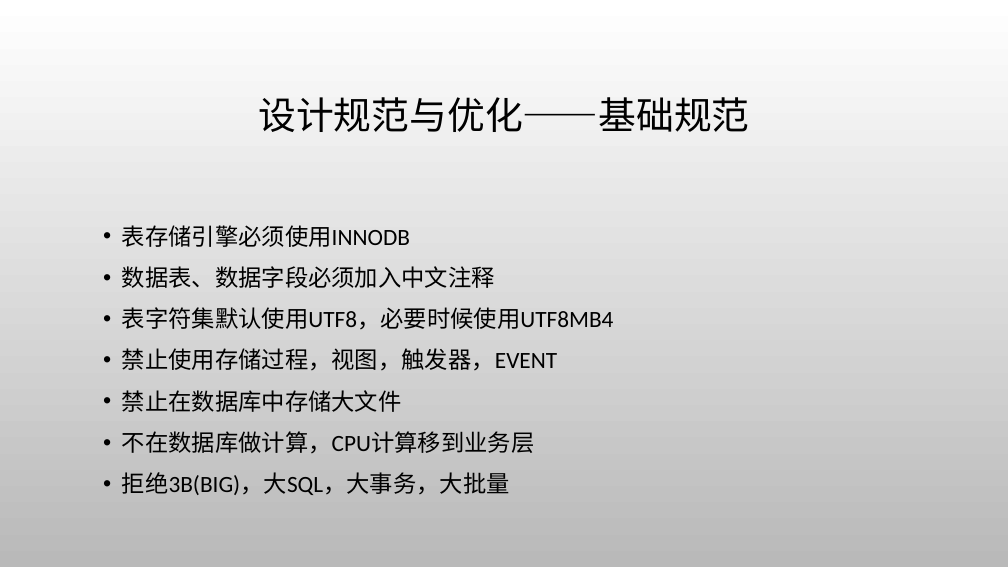
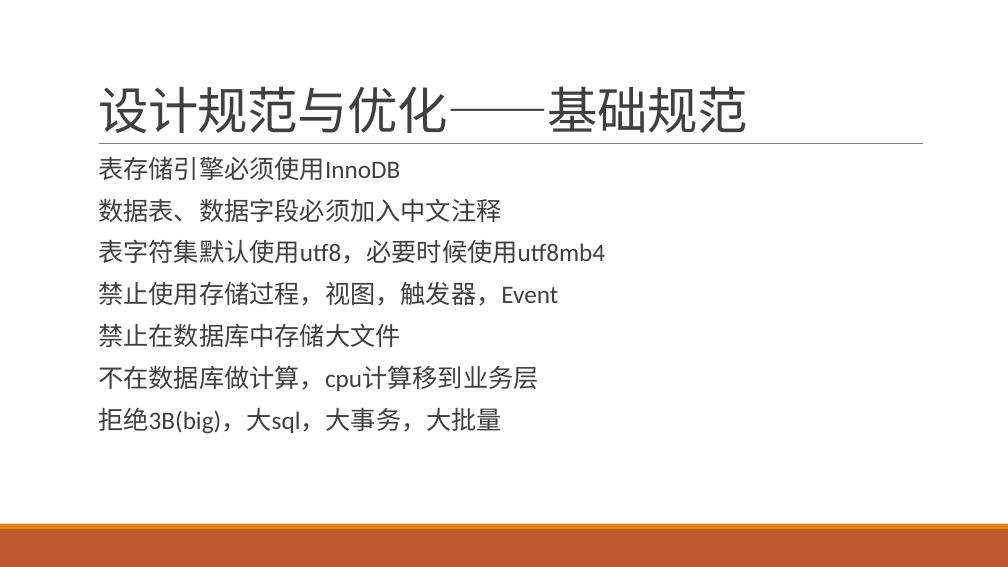
Before and after one commit to jaspone/notes, a slide deck: slide 16 of mysql分享.pptx. Drawn at 1008x567 pixels with LibreOffice and Linux fonts; fonts in the diff are those of the drawing; background and template pictures are left out. Boxes give left, top, right and bottom in pixels: in the first picture for what was removed or moved away, otherwise in the second. Text is boxed around its words. In the diff, an @@ line names an element or a change of style, - is before the commit and + after.

```diff
--- a/mysql分享.pptx
+++ b/mysql分享.pptx
@@ background picture (left out) to #FFFFFF @@
@@ title "设计规范与优化——基础规范": place and size @@
-title "设计规范与优化——基础规范" at box(258, 97, 749, 132)
+title "设计规范与优化——基础规范" at box(98, 86, 747, 133)
@@ title "设计规范与优化——基础规范" at box(98, 86, 747, 133): size 36 to 48 pt, text colour #000000 to #404040, letter spacing 0 to -0.5 pt; alignment centre to left; line spacing 0.9 to 0.85; vertical alignment middle to bottom @@
@@ line added from (99, 144) to (923, 144), #808080 0.5 pt @@
@@ text "表存储引擎必须使用InnoDB": place and size @@
-text "表存储引擎必须使用InnoDB" at box(122, 225, 614, 495)
+text "表存储引擎必须使用InnoDB" at box(98, 157, 605, 434)
@@ text at box(98, 157, 400, 180): text changed; size 22.2 to 24 pt; text colour #000000 to #404040 @@
-• 表存储引擎必须使用INNODB
+  表存储引擎必须使用InnoDB
@@ text at box(98, 199, 501, 347): size 22.2 to 24 pt, text colour #000000 to #404040 in "数据表、数据字段必须加入中文注释", "禁止在数据库中存储大文件"; bullet • to  ; line spacing 1.1 to 0.9; more space between paragraphs; bullet colour #000000 to #E48312 @@
@@ text at box(98, 240, 605, 306): text changed; size 22.2 to 24 pt; text colour #000000 to #404040 @@
-• 表字符集默认使用UTF8，必要时候使用UTF8MB4
-• 禁止使用存储过程，视图，触发器，EVENT
+  表字符集默认使用utf8，必要时候使用utf8mb4
+  禁止使用存储过程，视图，触发器，Event
@@ text at box(98, 366, 538, 434): text changed; size 22.2 to 24 pt; text colour #000000 to #404040 @@
-• 不在数据库做计算，CPU计算移到业务层
-• 拒绝3B(BIG)，大SQL，大事务，大批量
+  不在数据库做计算，cpu计算移到业务层
+  拒绝3B(big)，大sql，大事务，大批量
@@ rectangle added at box(0, 529, 1008, 567), fill #BD582C @@
@@ rectangle added at box(0, 524, 1008, 529), fill #E48312 @@
```
Also in this commit, not shown: 40 other slides changed.
